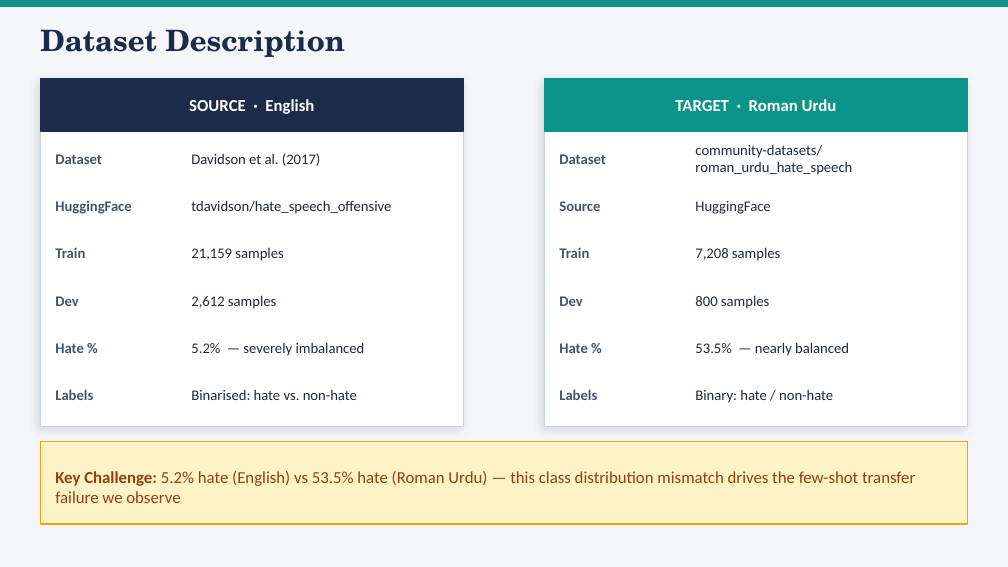
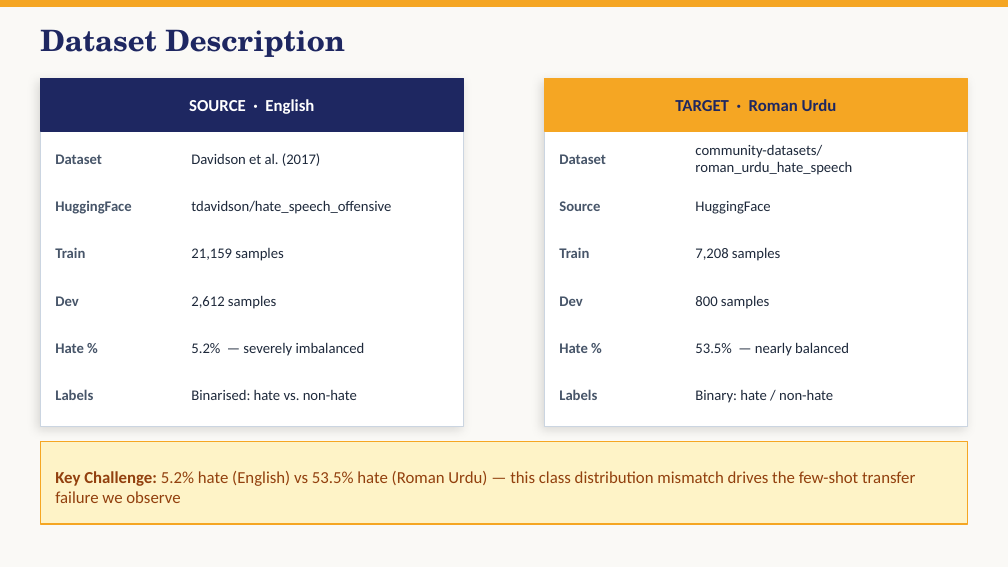
Before and after one commit to MuteeullahBaig/AI600-HateSpeech-CrossLingual, a slide deck: slide 3 of report/AI600_HateSpeech_Presentation.pptx. Drawn at 1008x567 pixels with LibreOffice and Linux fonts; fonts in the diff are those of the drawing. Boxes give left, top, right and bottom in pixels: in the first picture for what was removed or moved away, otherwise in the second. Text is boxed around its words. In the diff, an @@ line names an element or a change of style, - is before the commit and + after.

```diff
--- a/report/AI600_HateSpeech_Presentation.pptx
+++ b/report/AI600_HateSpeech_Presentation.pptx
@@ background #F5F6FA to #FAF9F6 @@
@@ rectangle at bbox=[0, 0, 1008, 6]: fill #0D9488 to #F5A623; outline #0D9488 1 pt to #F5A623 1 pt @@
@@ text "Dataset Description" at bbox=[40, 29, 345, 57]: text colour #1C2B4A to #1E2761 @@
@@ rectangle at bbox=[40, 79, 464, 131]: fill #1C2B4A to #1E2761; outline #1C2B4A 1 pt to #1E2761 1 pt @@
@@ text "TARGET · Roman Urdu" at bbox=[675, 99, 837, 111]: text colour #FFFFFF to #1E2761 @@
@@ rectangle at bbox=[544, 79, 968, 131]: fill #0D9488 to #F5A623; outline #0D9488 1 pt to #F5A623 1 pt @@
@@ rectangle at bbox=[40, 442, 968, 524]: outline #F59E0B 1 pt to #F5A623 1 pt @@
```
Also in this commit, not shown: 5 other slides changed, 35 other files.
